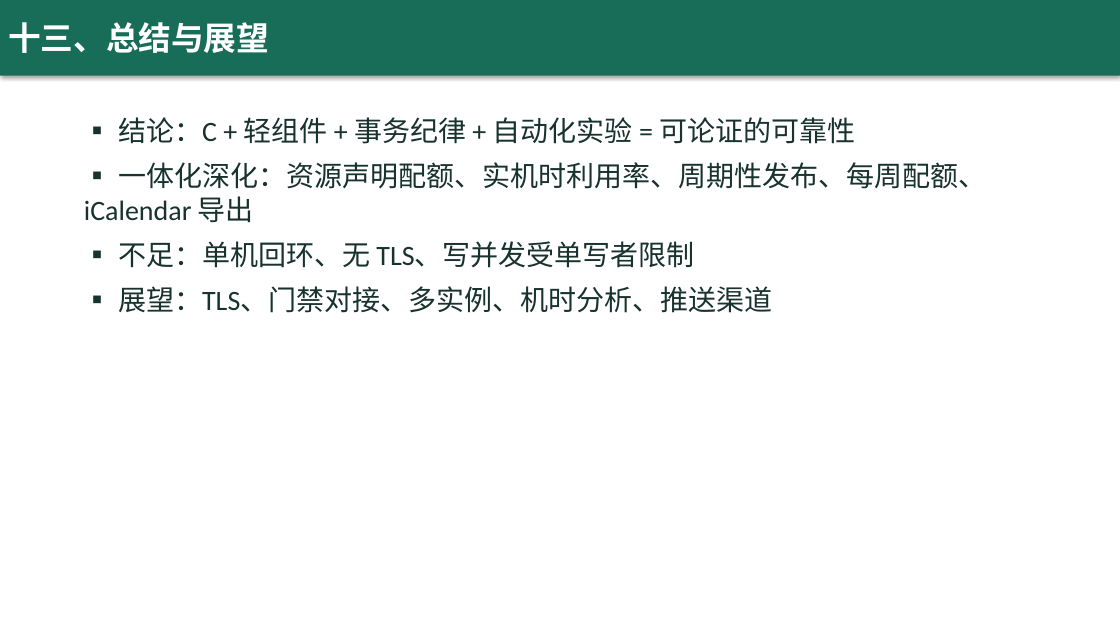
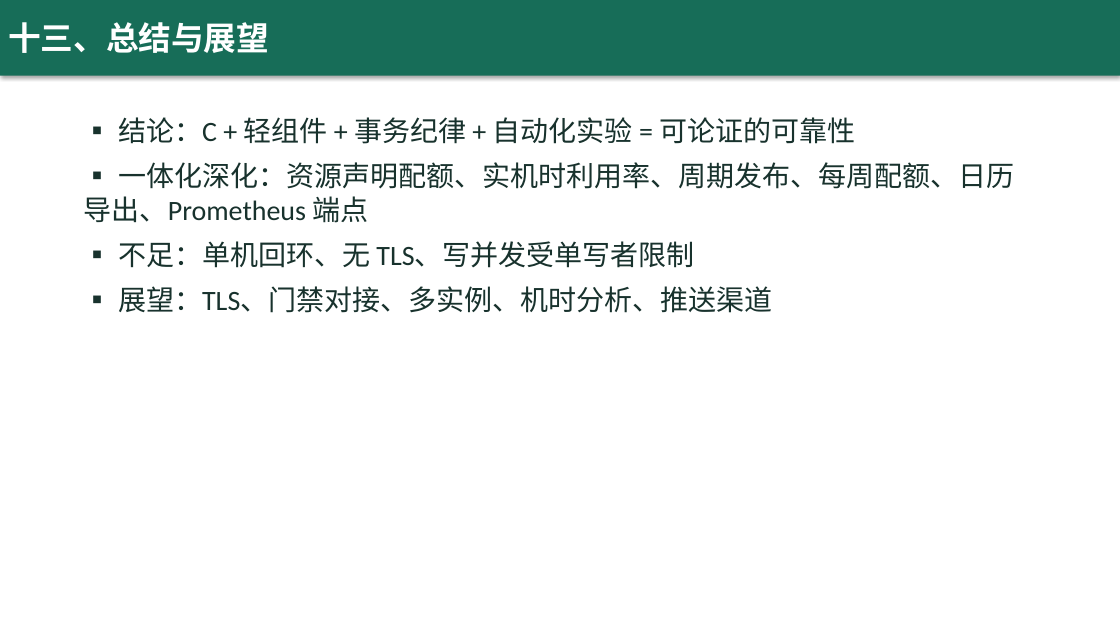
Before and after one commit to yq6666-66/lab-booking-system, a slide deck: slide 14 of docs/thesis/答辩演示.pptx. Drawn at 1120x630 pixels with LibreOffice and Linux fonts; fonts in the diff are those of the drawing. Boxes give left, top, right and bottom in pixels: in the first picture for what was removed or moved away, otherwise in the second. Text is boxed around its words. In the diff, an @@ line names an element or a change of style, - is before the commit and + after.

Commit message:
feat: r17 可观测性标准化与备份生命周期补全（1.7.0）
对标 Prometheus 暴露格式与成熟备份工具实践：
- GET /metrics：Prometheus 文本格式 0.0.4（计数器 + 延迟直方图累积
  bucket/sum/count），独立 CivetWeb handler 输出 text/plain，仅回环监听
- --restore FILE：备份灌回主库 + 自动 integrity_check，补完
  备份→恢复→验证生命周期（T49：篡改→恢复→篡改数据消失）
- 预约提前量 BR14：--lead-time SEC（0..86400，默认关），开始前不足
  提前量的场次停止受理预约与候补，409 LEAD_TIME（T48）
- 集成 50 项、契约 33 端点；CONTRACT/CHANGELOG 1.7.0/PROGRESS/README/
  论文（BR14/实机时已在 r16/PPT 50 项）同步

```diff
--- a/docs/thesis/答辩演示.pptx
+++ b/docs/thesis/答辩演示.pptx
@@ text at (x1=84, y1=162, x2=1014, y2=223): text changed @@
-▪ 一体化深化：资源声明配额、实机时利用率、周期性发布、每周配额、iCalendar 导出
+▪ 一体化深化：资源声明配额、实机时利用率、周期发布、每周配额、日历导出、Prometheus 端点
```
Also in this commit, not shown: 2 other slides changed, 13 other files.
